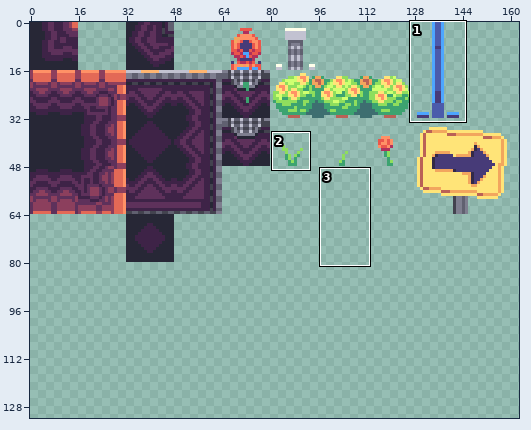
File history of a pixel-art file, ase_files/tilesets/tesla_tileset.aseprite. The first picture is a wide view before the edit; the outline marks the close-up.
Close-up. Old version:
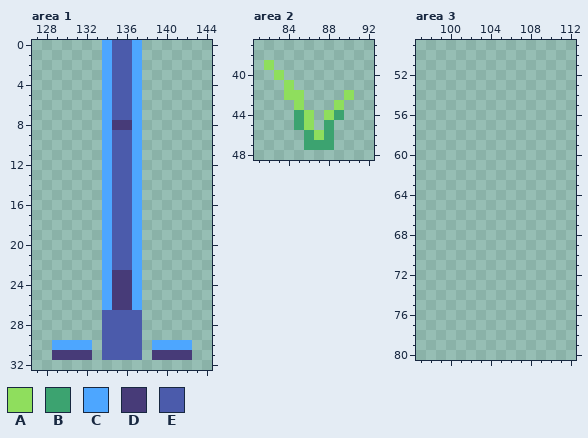
176x96 pixels, 1 frame. Shown: area 1: x 127..144, y 0..32; area 2: x 81..92, y 37..48; area 3: x 97..112, y 49..80. The old version is drawn lined up with the new one, on the new canvas. The wide view leaves out empty margins. The commit also changed other parts of the picture, which this record leaves out.
Palette (. is transparent): A #8fde5d  B #3ca370  C #4da6ff  D #473b78  E #4b5bab
Pixels before, area 1, first column x 129:
 0 .....CEEC.....
 1 .....CEEC.....
 2 .....CEEC.....
 3 .....CEEC.....
 4 .....CEEC.....
 5 .....CEEC.....
 6 .....CEEC.....
 7 .....CEEC.....
 8 .....CDDC.....
 9 .....CEEC.....
10 .....CEEC.....
11 .....CEEC.....
12 .....CEEC.....
13 .....CEEC.....
14 .....CEEC.....
15 .....CEEC.....
16 .....CEEC.....
17 .....CEEC.....
18 .....CEEC.....
19 .....CEEC.....
20 .....CEEC.....
21 .....CEEC.....
22 .....CEEC.....
23 .....CDDC.....
24 .....CDDC.....
25 .....CDDC.....
26 .....CDDC.....
27 .....EEEE.....
28 .....EEEE.....
29 .....EEEE.....
30 CCCC.EEEE.CCCC
31 DDDD.EEEE.DDDD
Pixels before, area 2, first column x 82:
39 A........
40 .A.......
41 ..A......
42 ..AA....A
43 ...A...A.
44 ...BA.AB.
45 ...BA.B..
46 ....BAB..
47 ....BBB..
After:
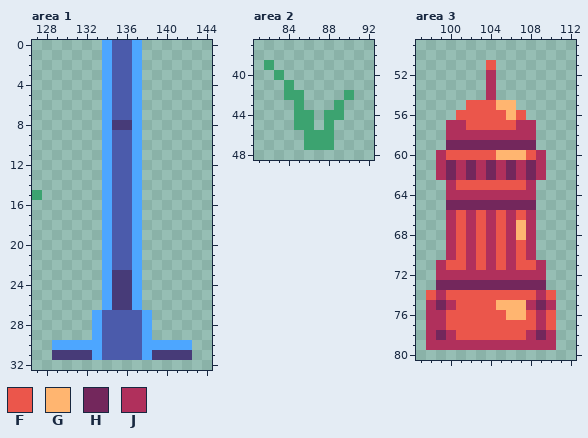
Colours new in this view: F #eb564b  G #ffb570  H #73275c  J #b0305c
Change:
canvas 176x96 -> 176x144
Changed rows in their new state; - is an unchanged pixel.
Area 1:
first column x 127:
15 B
first column x 133:
27 C----C
28 C----C
29 C----C
30 C----C
31 C----C
Area 2:
first column x 82:
39 B--------
40 -B-------
41 --B------
42 --BB----B
43 ---B---B-
44 ----B-B--
45 ----B----
46 -----B---
Area 3:
first column x 98:
51 ------F------
52 ------J------
53 ------J------
54 ------J------
55 ----FFFGG----
56 ---FFFFFGF---
57 --JJFFFFFJJ--
58 --JJJJJJJJJ--
59 --HHHHHHHHH--
60 -JFFFFFGGGFJ-
61 -JHJHJHJHJHJ-
62 -JHJHJHJHJHJ-
63 --JFFFFFFFJ--
64 --JJJJJJJJJ--
65 --HHHHHHHHH--
66 --JFJFJFJFJ--
67 --JFJFJFJGJ--
68 --JFJFJFJGJ--
69 --JFJFJFJFJ--
70 --JFJFJFJFJ--
71 -JFFJFJFJFFJ-
72 -JJJJJJJJJJJ-
73 -HHHHHHHHHHH-
74 FJFFFFFFFFFJF
75 JHJFFFFGGGJHJ
76 JJFFFFFFGGFJF
77 JJFFFFFFFFFJF
78 JHJFFFFFFFJHJ
79 JJJJJJJJJJJJJ
